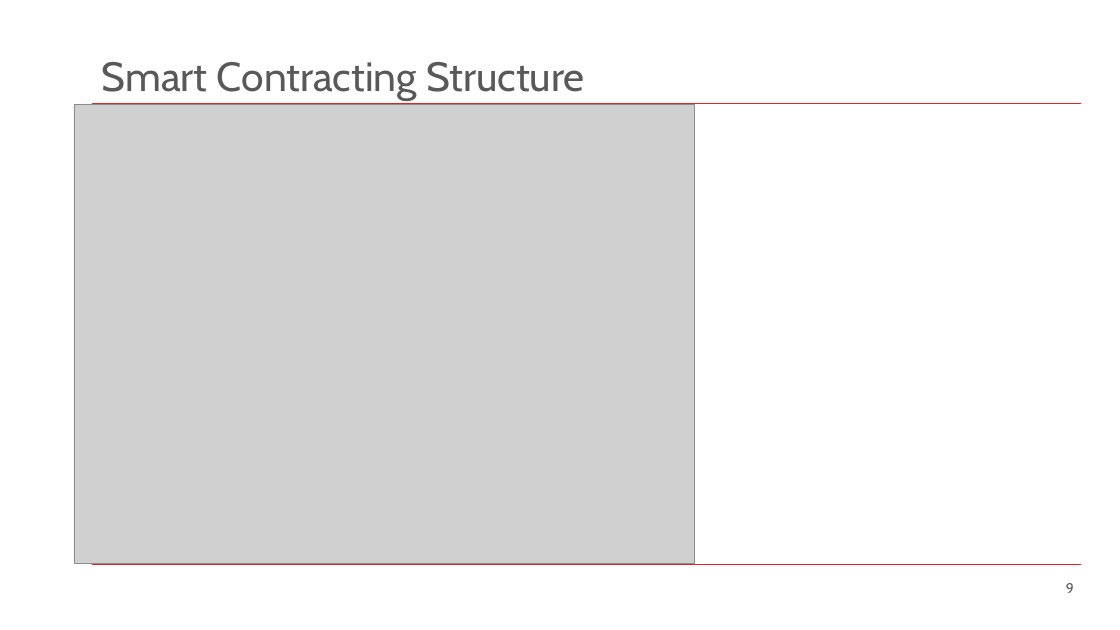
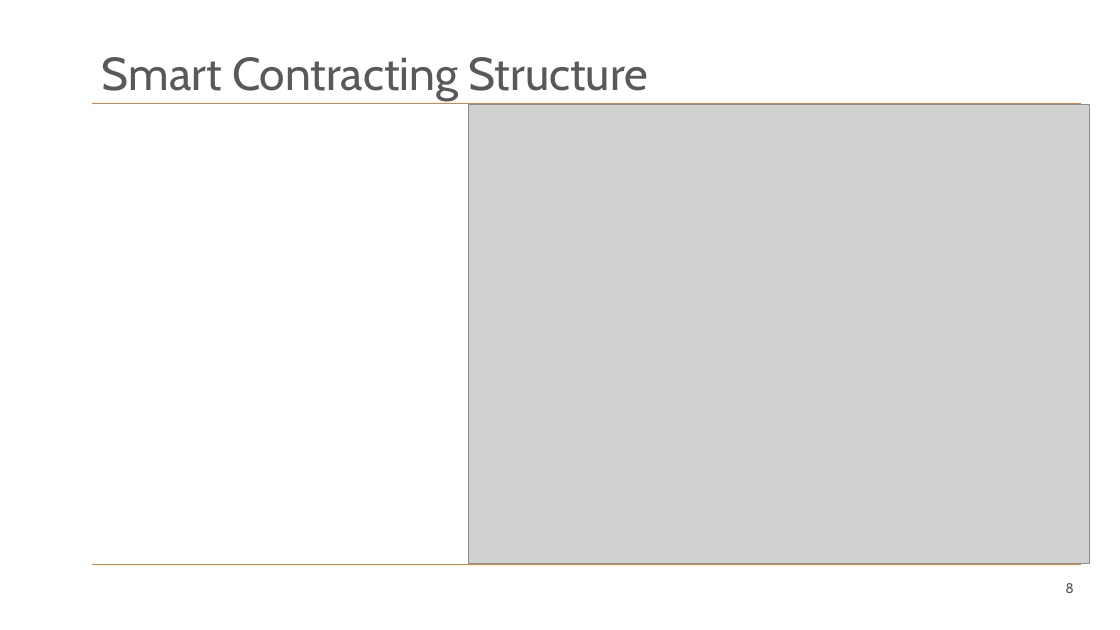
Before and after one commit to SachiHarshitha/HDa_TeamProject_SS21, a slide deck: slide 8 of 00_Documentation/M03_TeamProject_Haid_UWB-Presentation.pptx (slide 9 before the commit). Drawn at 1120x630 pixels with LibreOffice and Linux fonts; fonts in the diff are those of the drawing; grey boxes stand for pictures; background and template pictures are left out. Boxes give left, top, right and bottom in pixels: in the first picture for what was removed or moved away, otherwise in the second. Text is boxed around its words. In the diff, an @@ line names an element or a change of style, - is before the commit and + after.

```diff
--- a/00_Documentation/M03_TeamProject_Haid_UWB-Presentation.pptx
+++ b/00_Documentation/M03_TeamProject_Haid_UWB-Presentation.pptx
@@ title "Smart Contracting Structure" at (102, 57, 649, 100): size 35 to 39.6 pt @@
@@ line (92, 103) - (1081, 103): stroke #EC2127 1 pt to #ED7D31 1 pt @@
@@ picture: place and size @@
-picture at (74, 104, 695, 564)
+picture at (469, 104, 1090, 564)
@@ line (92, 565) - (1081, 565): stroke #EC2127 1 pt to #ED7D31 1 pt @@
@@ page number at (1065, 583, 1074, 593): text changed @@
-9
+8
```
Also in this commit, not shown: 13 other slides changed, 1 slide removed.
